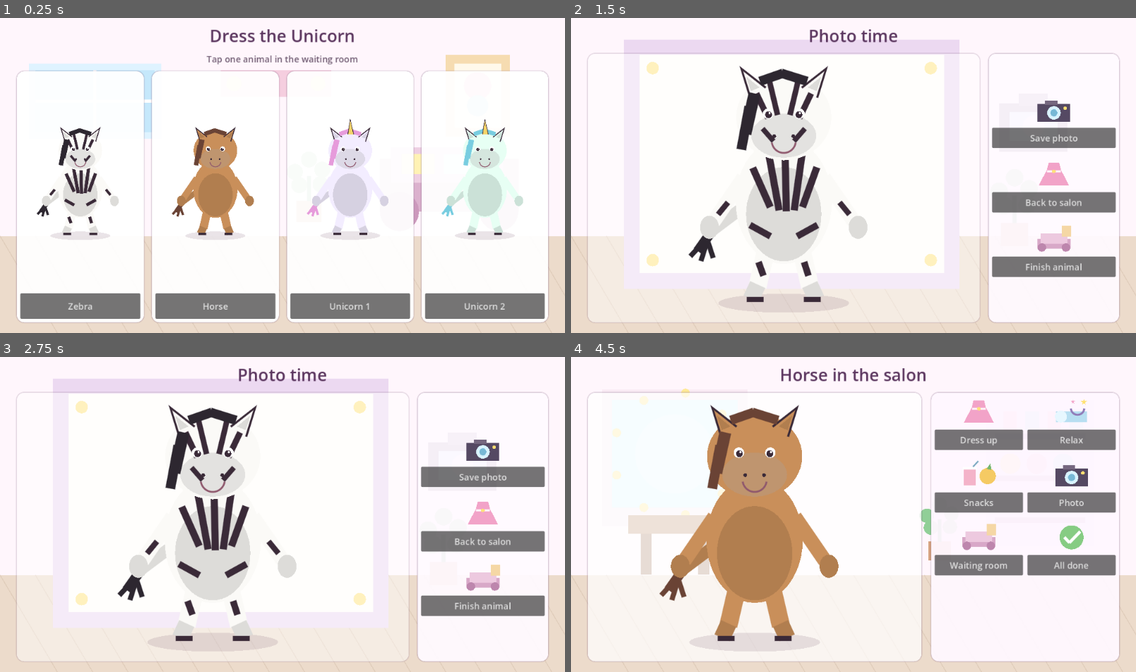
Above: before the commit, frames 1-4 (two rows, left to right).
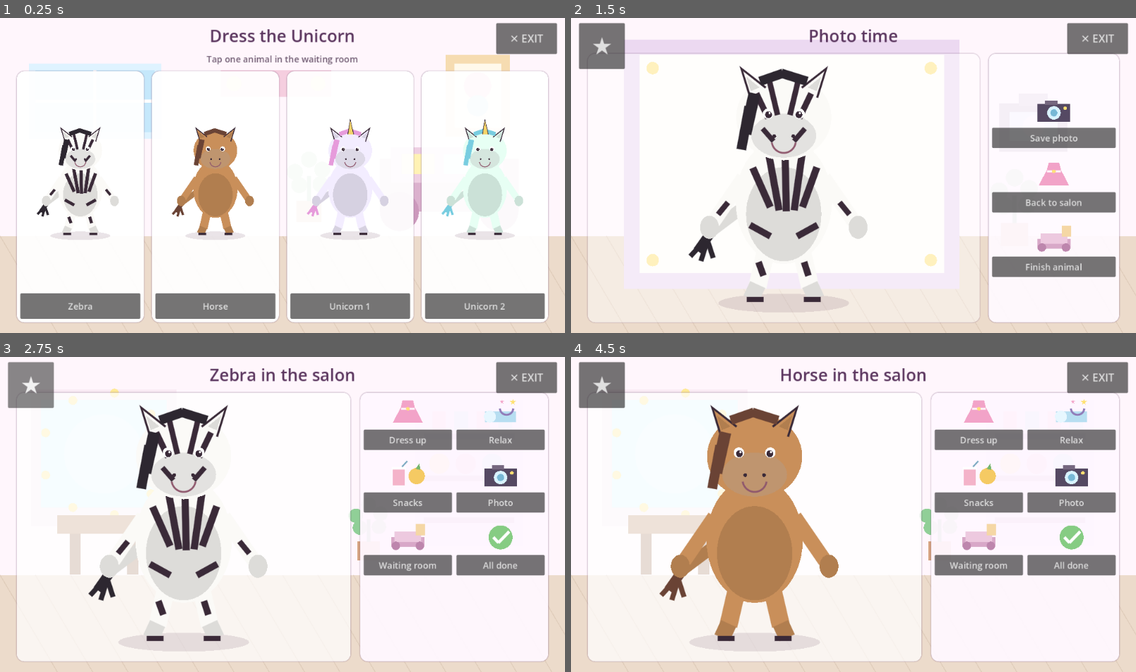
Above: after the commit, the same moments.

Repository: isomorphisms/game
Game: Godot game, scene res://scenes/main.tscn
Same seed, same stepped clock (60 frames per second), same inputs: the game is played once before the commit and once after it.
Inputs (mouse positions are in pixels of both pictures, inside the frame that each line leads up to):
- Up to frame 1 (0.25 s): no input
- Up to frame 2 (1.5 s): click "Zebra" at 0.5 s; click "All done" at 1.25 s
- Up to frame 3 (2.75 s): click (28, 385) at 2 s, where only the run after the commit has a clickable "★"
- Up to frame 4 (4.5 s): click (1073, 564) at 2.75 s, where only the run after the commit has a clickable "All done"; click "Finish animal" at 3.5 s; click "Horse" at 4.25 s

The runs differ from the first frame. In frame 1, 1.1% of the frame differs, in the area x 87-99%, y 1-12%; in frame 2, 2.3%; in frame 3, 30%, in the area x 1-99%, y 1-97%; in frame 4, 2.3%.

Commit message:
[release-salon-preview] Make salon pictures tappable and add back/exit controls

Diff:
--- a/project.godot
+++ b/project.godot
@@ -7,6 +7,9 @@
 config/name="Dress the Unicorn"
 run/main_scene="res://scenes/main.tscn"
 config/features=PackedStringArray("4.7", "GL Compatibility")
+
+[autoload]
+KidNavigation="*res://scripts/kid_navigation.gd"
 
 [display]
 
